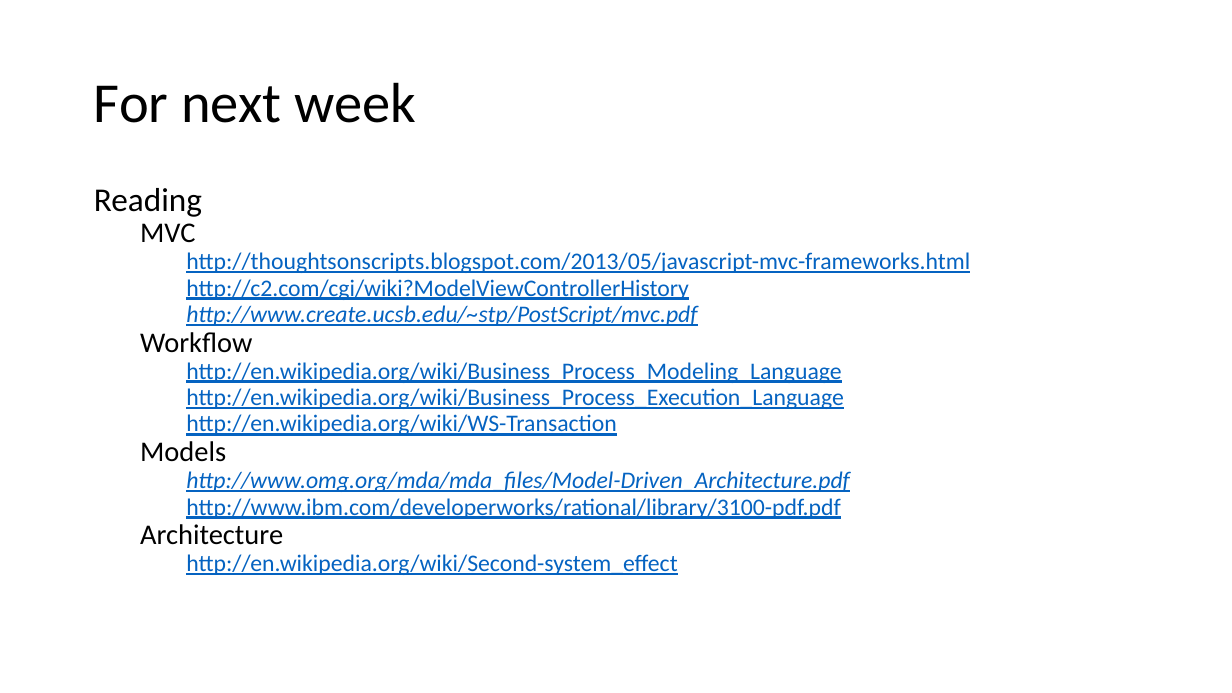
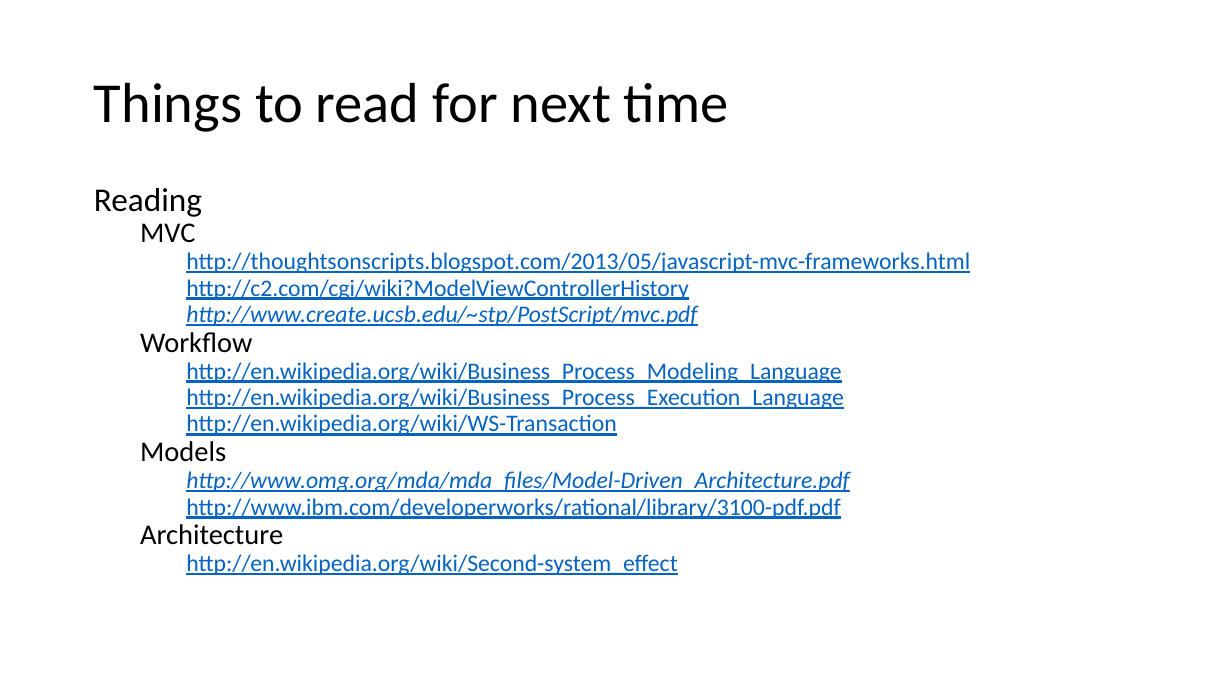
Before and after one commit to IrenaNiu/SU_CPSC_5200_20WQ, a slide deck: slide 21 of lectures/20WQ-03-03 Anti-patterns and topics in software architecture.pptx. Drawn at 1232x693 pixels with LibreOffice and Linux fonts; fonts in the diff are those of the drawing. Boxes give left, top, right and bottom in pixels: in the first picture for what was removed or moved away, otherwise in the second. Text is boxed around its words. In the diff, an @@ line names an element or a change of style, - is before the commit and + after.

```diff
--- a/lectures/20WQ-03-03 Anti-patterns and topics in software architecture.pptx
+++ b/lectures/20WQ-03-03 Anti-patterns and topics in software architecture.pptx
@@ title at box(94, 82, 729, 132): text changed @@
-For next week
+Things to read for next time
```
Also in this commit, not shown: 1 other slide changed.
